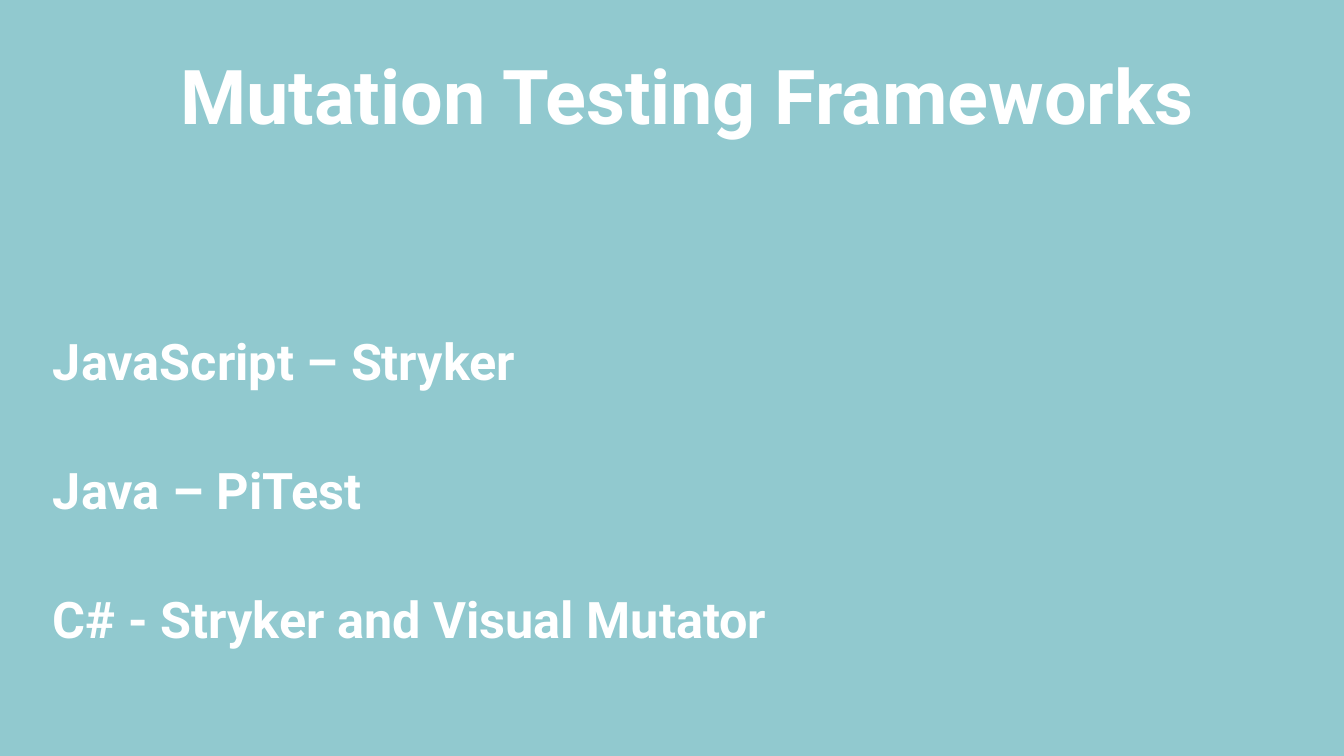
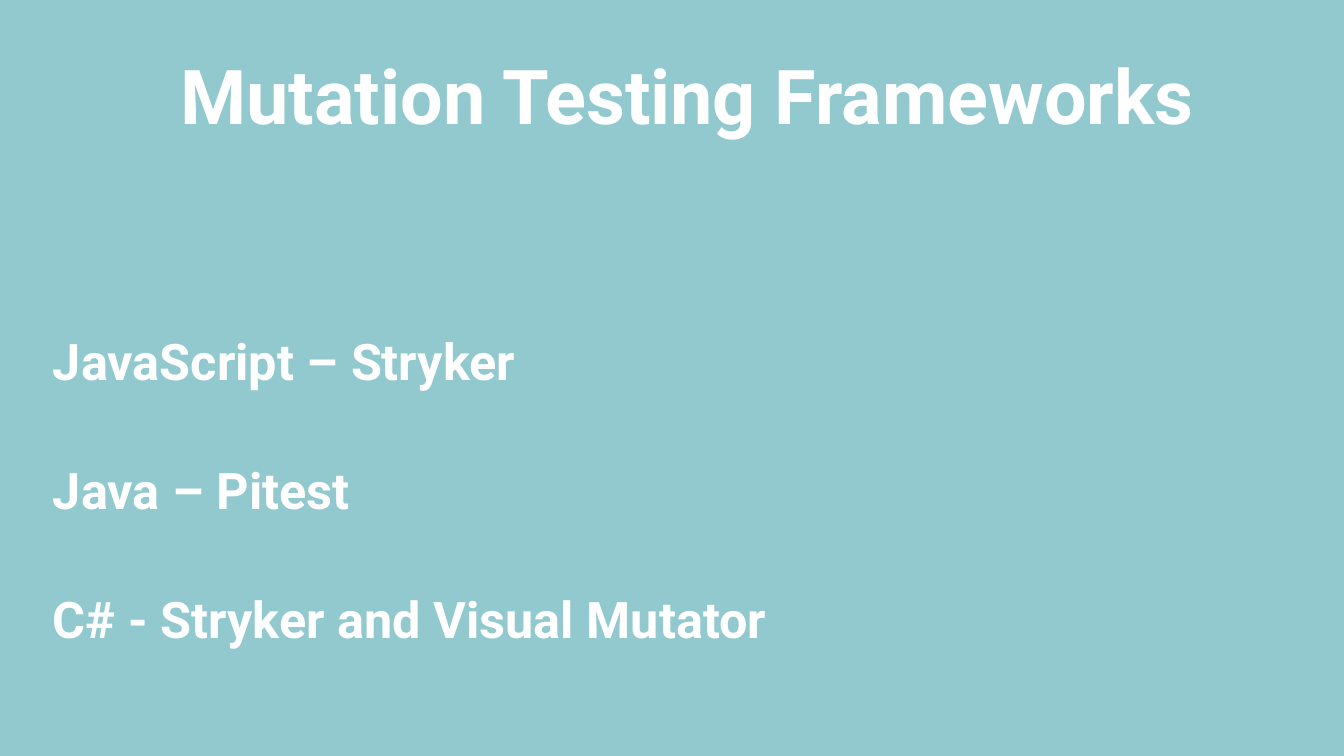
Before and after one commit to MatthewYKnowles/dev-nexus-2020, a slide deck: slide 20 of Who Watches the Watchmen Dev Nexus 2020.pptx. Drawn at 1344x756 pixels with LibreOffice and Linux fonts; fonts in the diff are those of the drawing. Boxes give left, top, right and bottom in pixels: in the first picture for what was removed or moved away, otherwise in the second. Text is boxed around its words. In the diff, an @@ line names an element or a change of style, - is before the commit and + after.

```diff
--- a/Who Watches the Watchmen Dev Nexus 2020.pptx
+++ b/Who Watches the Watchmen Dev Nexus 2020.pptx
@@ text at [53, 472, 350, 510]: text changed @@
-Java – PiTest
+Java – Pitest
```
Also in this commit, not shown: 7 other slides changed, 1 slide added, 1 slide removed, 1 other file.
